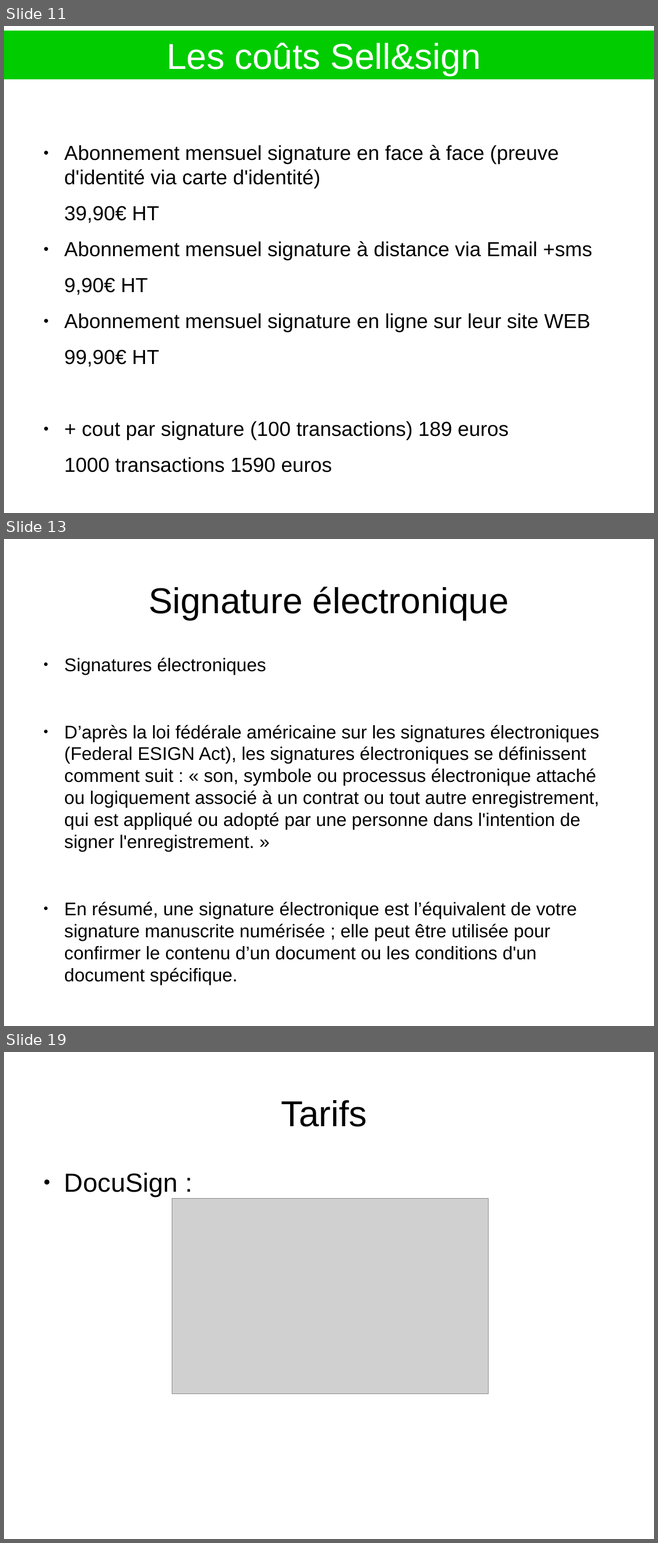
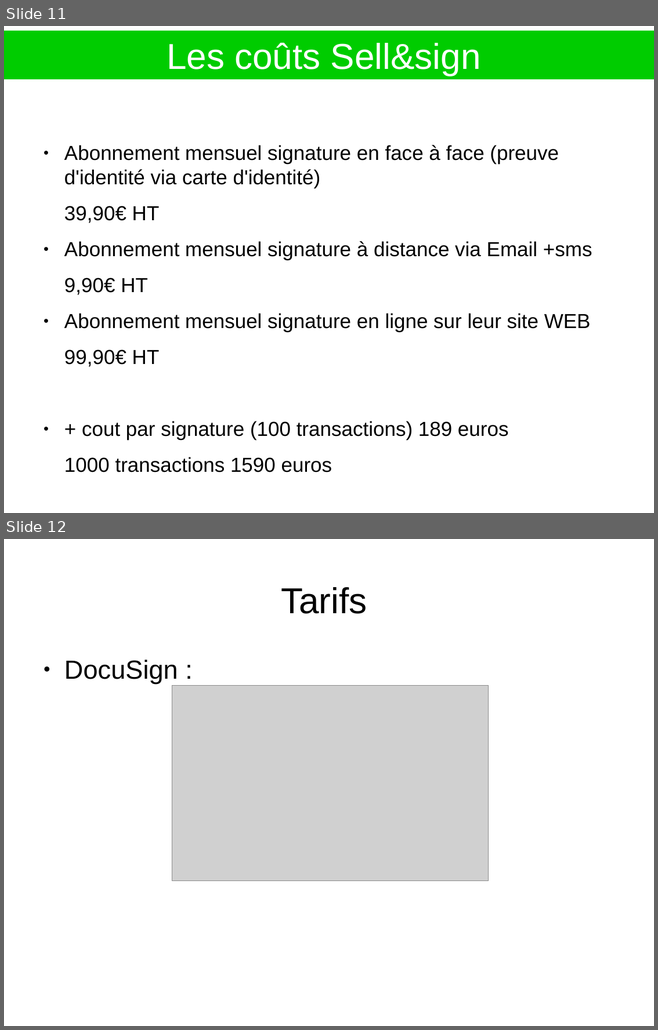
Before and after one commit to heylve/current, a slide deck: Presentations/SignatureElec.odp. Shown one above the other, each under a label of ours: slides 11, 13 and 19 before the commit, slides 11 and 12 after it; the slides between them are not shown. The pictures are 658x1543 and 658x1030 pixels, drawn with LibreOffice and Linux fonts; fonts in the diff are those of the drawing; grey boxes stand for pictures. Boxes give left, top, right and bottom in pixels: in the first picture for what was removed or moved away, otherwise in the second. Text is boxed around its words. In the diff, an @@ line names an element or a change of style, - is before the commit and + after.

Commit message:
summary appli med doc

```diff
--- a/Presentations/SignatureElec.odp
+++ b/Presentations/SignatureElec.odp
@@ slide 13 removed at (4,539,654,1026), background #FFFFFF @@
@@ title removed at (148,587,509,620) @@
-Signature électronique
@@ text removed at (64,657,599,985) @@
-● Signatures électroniques
-● D’après la loi fédérale américaine sur les signatures électroniques (Federal ESIGN Act), les signatures électroniques se définissent comment suit : « son, symbole ou processus électronique attaché ou logiquement associé à un contrat ou tout autre enregistrement, qui est appliqué ou adopté par une personne dans l'intention de signer l'enregistrement. »
-● En résumé, une signature électronique est l’équivalent de votre signature manuscrite numérisée ; elle peut être utilisée pour confirmer le contenu d’un document ou les conditions d'un document spécifique.
@@ what was slide 19 is now slide 12 @@
```
Also in this commit, not shown: 2 slides changed, 6 other slides removed, 3 other files.
